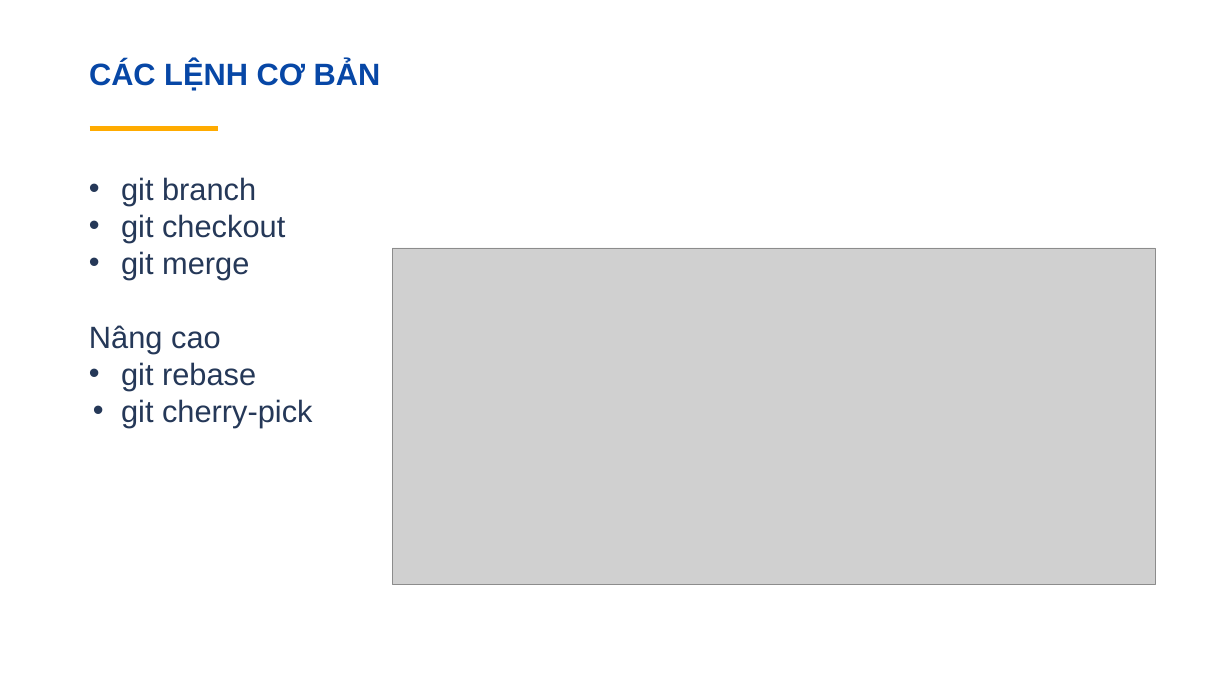
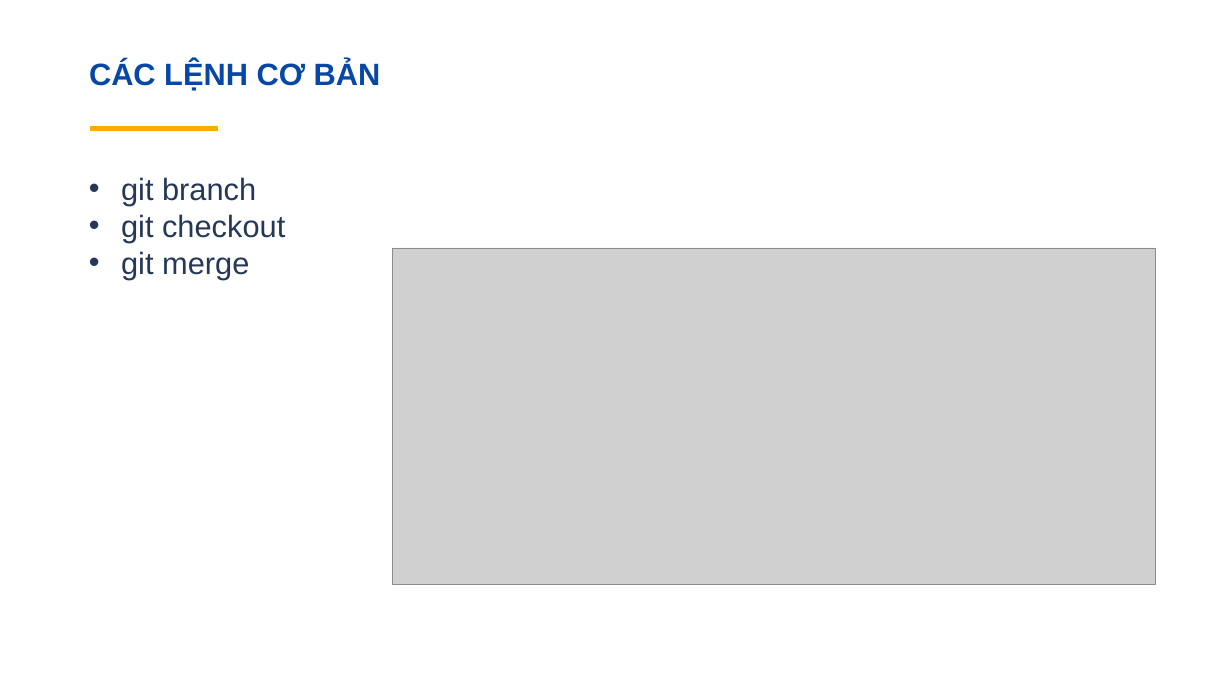
Before and after one commit to trannhutthien/textThietKeWeb, a slide deck: slide 11 of Git-presentation-16072017.pptx. Drawn at 1232x693 pixels with LibreOffice and Linux fonts; fonts in the diff are those of the drawing; grey boxes stand for pictures. Boxes give left, top, right and bottom in pixels: in the first picture for what was removed or moved away, otherwise in the second. Text is boxed around its words. In the diff, an @@ line names an element or a change of style, - is before the commit and + after.

```diff
--- a/Git-presentation-16072017.pptx
+++ b/Git-presentation-16072017.pptx
@@ text at box(89, 325, 313, 427): paragraphs removed @@
-Nâng cao
-• git rebase
-• git cherry-pick
```
Also in this commit, not shown: 1 slide removed, 2 other files.
